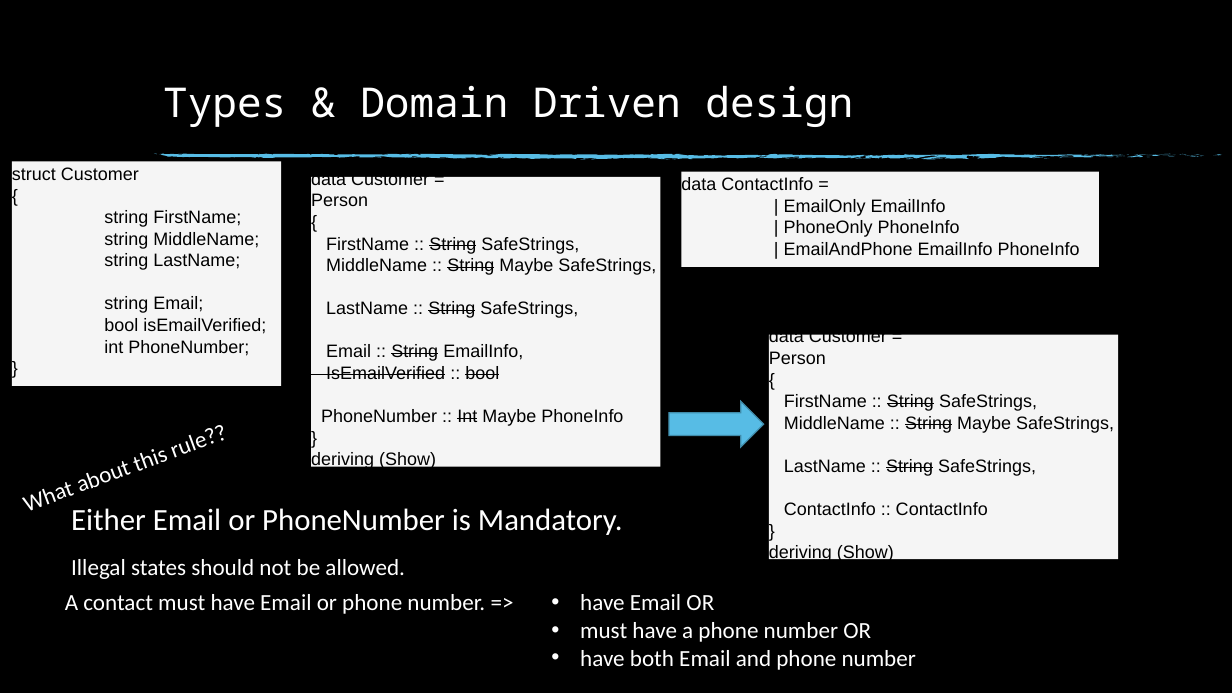
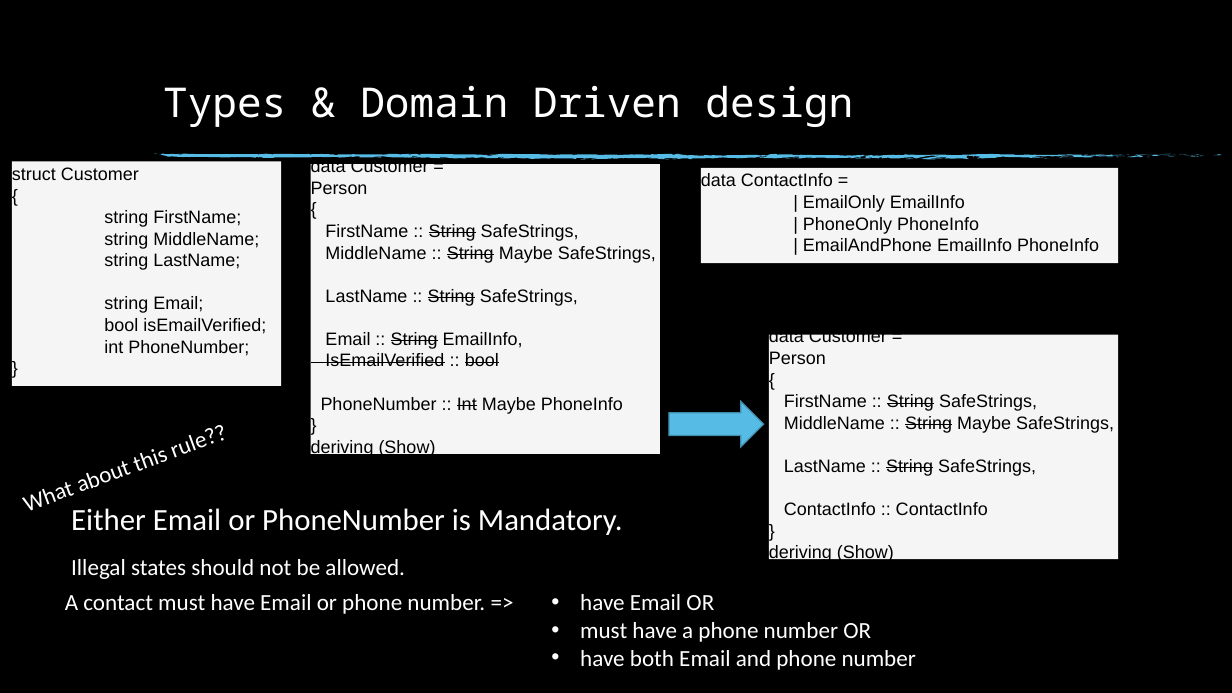
Before and after one commit to anuragjaiswal/haskell-ppt, a slide deck: slide 31 of Haskell.pptx (slide 21 before the commit). Drawn at 1232x693 pixels with LibreOffice and Linux fonts; fonts in the diff are those of the drawing; background and template pictures are left out. Boxes give left, top, right and bottom in pixels: in the first picture for what was removed or moved away, otherwise in the second. Text is boxed around its words. In the diff, an @@ line names an element or a change of style, - is before the commit and + after.

```diff
--- a/Haskell.pptx
+++ b/Haskell.pptx
@@ rectangle "data Customer =" moved from (x1=311, y1=177, x2=661, y2=467) to (x1=311, y1=165, x2=660, y2=455) @@
@@ rectangle "data ContactInfo =" moved from (x1=681, y1=172, x2=1099, y2=267) to (x1=701, y1=168, x2=1118, y2=263) @@
```
Also in this commit, not shown: 18 other slides changed, 5 slides added, 3 slides removed, 1 other file.
